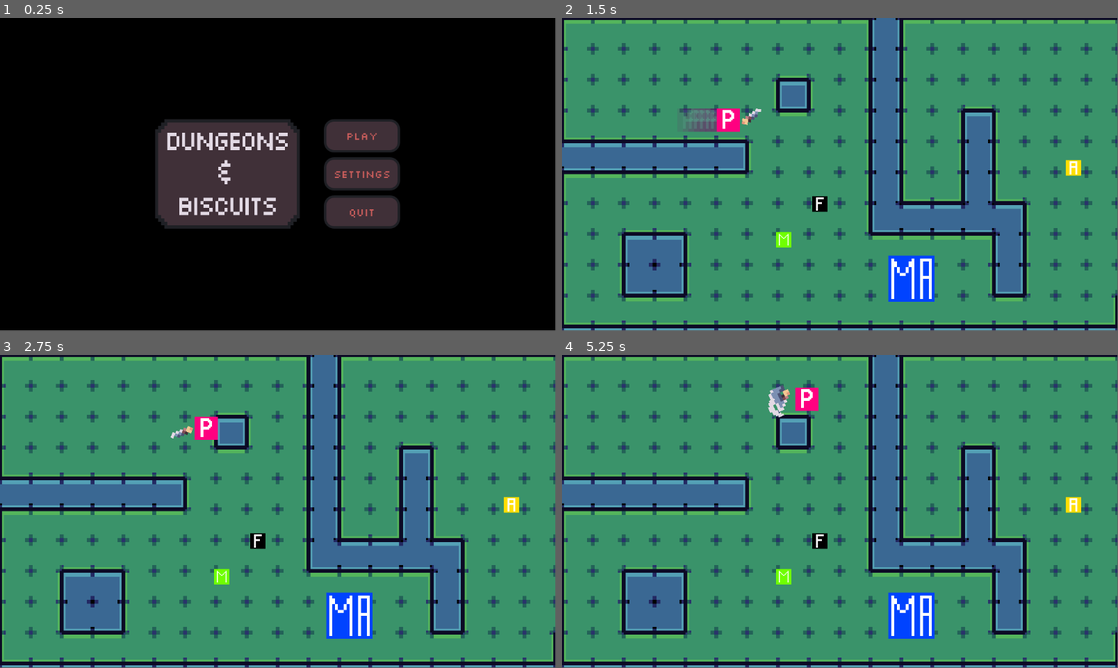
Above: before the commit, frames 1-4 (two rows, left to right).
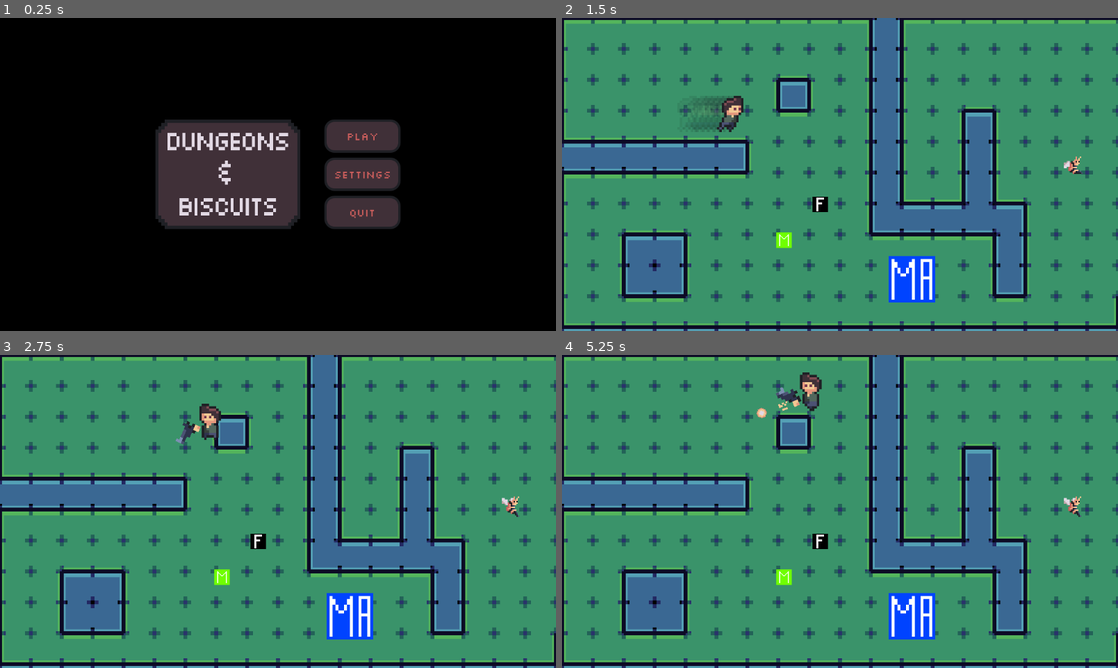
Above: after the commit, the same moments.

Repository: F3rnDev/BrackeysJam2025
Game: Godot game, scene res://Nodes/main_menu.tscn
The game is run twice, just before and just after one commit, with the same random seed, the same clock (stepped at 60 frames per second) and the same inputs.
Inputs (mouse positions are in pixels of both pictures, inside the frame that each line leads up to):
- Up to frame 1 (0.25 s): no input
- Up to frame 2 (1.5 s): click "Play" at 0.5 s; move the mouse to (962, 158) at 1.27 s; hold D (Right) from 1.28 s (still down); right-click (962, 158) at 1.35 s
- Up to frame 3 (2.75 s): keep holding D (Right); tap W (Up) at 1.52, 2.27 s; move the mouse to (166, 527) at 2.02 s; click (166, 527) at 2.1 s
- Up to frame 4 (5.25 s): move the mouse to (895, 442) at 2.77 s; release D (Right) at 2.78 s; hold A (Left) 2.78-3.53 s; right-click (895, 442) at 2.85 s; move the mouse to (812, 574) at 3.52 s; hold D (Right) 3.53-5.03 s; click (812, 574) at 3.6 s; tap W (Up) at 3.77, 4.52 s; move the mouse to (1006, 558) at 4.27 s; right-click (1006, 558) at 4.35 s; move the mouse to (673, 464) at 5.02 s; hold A (Left) from 5.03 s (still down); click (673, 464) at 5.1 s
In our replay, the window is 799x449 before the commit and 800x450 after it. These sizes can differ from the game's own. Grey fills any space a smaller window leaves; there, only what the larger window draws over its background counts as a difference.

The runs differ from the first frame. In frame 1, 0.8% of the frame differs, in the area x 28-72%, y 32-68%; in frame 2, 5.9%, in the area x 0-100%, y 0-100%; in frame 3, 5.4%; in frame 4, 5.7%.

Commit message:
Adding player and bee sprites

Diff:
--- a/Assets/Resources/Weapons/knife.tres
+++ b/Assets/Resources/Weapons/knife.tres
@@ -12,7 +12,7 @@
 desc = ""
 weaponType = 0
 attackSpeed = 0.5
-baseDmg = 1.0
+baseDmg = 3.0
 slashScale = 4.0
 maxDistance = 0.0
 bulletSpeed = 0.0
--- a/Assets/Resources/Weapons/pistol.tres
+++ b/Assets/Resources/Weapons/pistol.tres
@@ -13,7 +13,7 @@
 desc = ""
 weaponType = 1
 attackSpeed = 0.3
-baseDmg = 1.0
+baseDmg = 7.0
 slashScale = 6.0
 maxDistance = 600.0
 bulletSpeed = 600.0
--- a/Nodes/Enemys/bee.tscn
+++ b/Nodes/Enemys/bee.tscn
@@ -1,9 +1,9 @@
-[gd_scene load_steps=13 format=3 uid="uid://cibovays3ctjf"]
-
-[ext_resource type="Texture2D" uid="uid://crykuw0ym47ef" path="res://Assets/Images/Placeholders/placeholder_bee.png" id="1_6ul5o"]
+[gd_scene load_steps=26 format=3 uid="uid://cibovays3ctjf"]
+
 [ext_resource type="Script" uid="uid://ce6hswyyfhadv" path="res://Scripts/Enemies/bee.gd" id="1_b7jkp"]
 [ext_resource type="Shader" uid="uid://c7iqiau8etjar" path="res://Assets/Shaders/flashSprite.gdshader" id="1_gpsv4"]
 [ext_resource type="PackedScene" uid="uid://dm3r6fw0s1ymd" path="res://Nodes/Enemys/!global_behaviour.tscn" id="2_oj5s7"]
+[ext_resource type="Texture2D" uid="uid://btiix7cbskx30" path="res://Assets/Images/bee.png" id="4_xgmc1"]
 
 [sub_resource type="CircleShape2D" id="CircleShape2D_xgmc1"]
 radius = 69.0072
@@ -11,10 +11,117 @@
 [sub_resource type="CircleShape2D" id="CircleShape2D_b7jkp"]
 radius = 420.523
 
-[sub_resource type="ShaderMaterial" id="ShaderMaterial_gpsv4"]
+[sub_resource type="ShaderMaterial" id="ShaderMaterial_xgmc1"]
 shader = ExtResource("1_gpsv4")
 shader_parameter/sourceColor = Color(1, 1, 1, 1)
 shader_parameter/hint = 0.0
+
+[sub_resource type="AtlasTexture" id="AtlasTexture_1wvnh"]
+atlas = ExtResource("4_xgmc1")
+region = Rect2(16, 16, 16, 16)
+
+[sub_resource type="AtlasTexture" id="AtlasTexture_eoxtu"]
+atlas = ExtResource("4_xgmc1")
+region = Rect2(32, 16, 16, 16)
+
+[sub_resource type="AtlasTexture" id="AtlasTexture_26te1"]
+atlas = ExtResource("4_xgmc1")
+region = Rect2(0, 0, 16, 16)
+
+[sub_resource type="AtlasTexture" id="AtlasTexture_q4xyc"]
+atlas = ExtResource("4_xgmc1")
+region = Rect2(16, 0, 16, 16)
+
+[sub_resource type="AtlasTexture" id="AtlasTexture_v8lvu"]
+atlas = ExtResource("4_xgmc1")
+region = Rect2(32, 0, 16, 16)
+
+[sub_resource type="AtlasTexture" id="AtlasTexture_ip2h1"]
+atlas = ExtResource("4_xgmc1")
+region = Rect2(48, 0, 16, 16)
+
+[sub_resource type="AtlasTexture" id="AtlasTexture_b7jkp"]
+atlas = ExtResource("4_xgmc1")
+region = Rect2(64, 0, 16, 16)
+
+[sub_resource type="AtlasTexture" id="AtlasTexture_xgmc1"]
+atlas = ExtResource("4_xgmc1")
+region = Rect2(0, 16, 16, 16)
+
+[sub_resource type="AtlasTexture" id="AtlasTexture_jxfy5"]
+atlas = ExtResource("4_xgmc1")
+region = Rect2(48, 16, 16, 16)
+
+[sub_resource type="AtlasTexture" id="AtlasTexture_px4rg"]
+atlas = ExtResource("4_xgmc1")
+region = Rect2(64, 16, 16, 16)
+
+[sub_resource type="AtlasTexture" id="AtlasTexture_25lku"]
+atlas = ExtResource("4_xgmc1")
+region = Rect2(0, 32, 16, 16)
+
+[sub_resource type="AtlasTexture" id="AtlasTexture_a3nwe"]
+atlas = ExtResource("4_xgmc1")
+region = Rect2(16, 32, 16, 16)
+
+[sub_resource type="SpriteFrames" id="SpriteFrames_b7jkp"]
+animations = [{
+"frames": [{
+"duration": 1.0,
+"texture": SubResource("AtlasTexture_1wvnh")
+}, {
+"duration": 1.0,
+"texture": SubResource("AtlasTexture_eoxtu")
+}],
+"loop": true,
+"name": &"Attack",
+"speed": 8.0
+}, {
+"frames": [{
+"duration": 1.0,
+"texture": SubResource("AtlasTexture_26te1")
+}, {
+"duration": 1.0,
+"texture": SubResource("AtlasTexture_q4xyc")
+}, {
+"duration": 1.0,
+"texture": SubResource("AtlasTexture_v8lvu")
+}, {
+"duration": 1.0,
+"texture": SubResource("AtlasTexture_ip2h1")
+}],
+"loop": true,
+"name": &"Idle",
+"speed": 8.0
+}, {
+"frames": [{
+"duration": 1.0,
+"texture": SubResource("AtlasTexture_b7jkp")
+}, {
+"duration": 1.0,
+"texture": SubResource("AtlasTexture_xgmc1")
+}],
+"loop": true,
+"name": &"Prepare",
+"speed": 8.0
+}, {
+"frames": [{
+"duration": 1.0,
+"texture": SubResource("AtlasTexture_jxfy5")
+}, {
+"duration": 1.0,
+"texture": SubResource("AtlasTexture_px4rg")
+}, {
+"duration": 1.0,
+"texture": SubResource("AtlasTexture_25lku")
+}, {
+"duration": 1.0,
+"texture": SubResource("AtlasTexture_a3nwe")
+}],
+"loop": false,
+"name": &"Stop",
+"speed": 8.0
+}]
 
 [sub_resource type="RectangleShape2D" id="RectangleShape2D_oj5s7"]
 size = Vector2(32, 32)
@@ -27,7 +134,7 @@
 tracks/0/type = "value"
 tracks/0/imported = false
 tracks/0/enabled = true
-tracks/0/path = NodePath("Sprite2D:material:shader_parameter/hint")
+tracks/0/path = NodePath("AnimatedSprite2D:material:shader_parameter/hint")
 tracks/0/interp = 1
 tracks/0/loop_wrap = true
 tracks/0/keys = {
@@ -36,18 +143,6 @@
 "update": 0,
 "values": [0.0]
 }
-tracks/1/type = "value"
-tracks/1/imported = false
-tracks/1/enabled = true
-tracks/1/path = NodePath("Sprite2D:visible")
-tracks/1/interp = 1
-tracks/1/loop_wrap = true
-tracks/1/keys = {
-"times": PackedFloat32Array(0),
-"transitions": PackedFloat32Array(1),
-"update": 1,
-"values": [true]
-}
 
 [sub_resource type="Animation" id="Animation_gpsv4"]
 resource_name = "hit"
@@ -55,7 +150,7 @@
 tracks/0/type = "value"
 tracks/0/imported = false
 tracks/0/enabled = true
-tracks/0/path = NodePath("Sprite2D:material:shader_parameter/hint")
+tracks/0/path = NodePath("AnimatedSprite2D:material:shader_parameter/hint")
 tracks/0/interp = 1
 tracks/0/loop_wrap = true
 tracks/0/keys = {
@@ -76,29 +171,34 @@
 script = ExtResource("1_b7jkp")
 
 [node name="AttackArea" type="Area2D" parent="."]
-collision_layer = 2
+collision_layer = 8
 collision_mask = 2
 
 [node name="CollisionShape2D" type="CollisionShape2D" parent="AttackArea"]
 shape = SubResource("CircleShape2D_xgmc1")
 
 [node name="AlertArea" type="Area2D" parent="."]
-collision_layer = 2
+collision_layer = 8
 collision_mask = 2
 
 [node name="CollisionShape2D" type="CollisionShape2D" parent="AlertArea"]
 shape = SubResource("CircleShape2D_b7jkp")
 debug_color = Color(0.584422, 0.380139, 1, 0.42)
 
-[node name="Sprite2D" type="Sprite2D" parent="."]
-material = SubResource("ShaderMaterial_gpsv4")
-texture = ExtResource("1_6ul5o")
+[node name="AnimatedSprite2D" type="AnimatedSprite2D" parent="."]
+material = SubResource("ShaderMaterial_xgmc1")
+scale = Vector2(3, 3)
+sprite_frames = SubResource("SpriteFrames_b7jkp")
+animation = &"Stop"
+frame = 3
+frame_progress = 1.0
 
 [node name="CollisionShape2D" type="CollisionShape2D" parent="."]
 shape = SubResource("RectangleShape2D_oj5s7")
 
 [node name="GlobalBehaviour" parent="." instance=ExtResource("2_oj5s7")]
 unique_name_in_owner = true
+health = 20.0
 
 [node name="Hitbox" type="Area2D" parent="." groups=["Enemy"]]
 collision_layer = 2
@@ -118,9 +218,9 @@
 path_postprocessing = 1
 
 [node name="AttackTimer" type="Timer" parent="."]
-wait_time = 1.5
 one_shot = true
 
 [connection signal="area_entered" from="AttackArea" to="." method="_on_attack_area_area_entered"]
 [connection signal="area_exited" from="AttackArea" to="." method="_on_attack_area_area_exited"]
 [connection signal="area_entered" from="AlertArea" to="." method="_on_alert_area_area_entered"]
+[connection signal="animation_finished" from="AnimatedSprite2D" to="." method="_on_animated_sprite_2d_animation_finished"]
--- a/Nodes/GameAssets/AfterImage.tscn
+++ /dev/null
@@ -1,6 +0,0 @@
-[gd_scene load_steps=2 format=3 uid="uid://b6a4drosi5nvn"]
-
-[ext_resource type="Script" uid="uid://blqsivkr472k5" path="res://Scripts/Global/after_image.gd" id="1_uoirb"]
-
-[node name="AfterImage" type="Node2D"]
-script = ExtResource("1_uoirb")
--- a/Nodes/GameAssets/Player.tscn
+++ b/Nodes/GameAssets/Player.tscn
@@ -1,27 +1,148 @@
-[gd_scene load_steps=12 format=3 uid="uid://bgmjmgo3qsjwr"]
+[gd_scene load_steps=27 format=3 uid="uid://bgmjmgo3qsjwr"]
 
 [ext_resource type="Script" uid="uid://chni3vrlng31e" path="res://Scripts/player.gd" id="1_bkgf5"]
 [ext_resource type="PackedScene" uid="uid://chj6niai1tf2a" path="res://Nodes/GameAssets/weapon.tscn" id="3_kl0bm"]
-[ext_resource type="Texture2D" uid="uid://cd7ths8gn57jy" path="res://Assets/Images/Placeholders/placeholder_player.png" id="3_pdiyv"]
 [ext_resource type="Shader" uid="uid://c7iqiau8etjar" path="res://Assets/Shaders/flashSprite.gdshader" id="3_psc2h"]
+[ext_resource type="Texture2D" uid="uid://dynhil5kjfxpe" path="res://Assets/Images/player.png" id="5_ika53"]
 
 [sub_resource type="ShaderMaterial" id="ShaderMaterial_ika53"]
 shader = ExtResource("3_psc2h")
 shader_parameter/sourceColor = Color(1, 1, 1, 1)
 shader_parameter/hint = 0.0
 
+[sub_resource type="AtlasTexture" id="AtlasTexture_b6jmn"]
+atlas = ExtResource("5_ika53")
+region = Rect2(48, 32, 16, 16)
+
+[sub_resource type="AtlasTexture" id="AtlasTexture_b42ok"]
+atlas = ExtResource("5_ika53")
+region = Rect2(32, 32, 16, 16)
+
+[sub_resource type="AtlasTexture" id="AtlasTexture_ika53"]
+atlas = ExtResource("5_ika53")
+region = Rect2(0, 0, 16, 16)
+
+[sub_resource type="AtlasTexture" id="AtlasTexture_5aad8"]
+atlas = ExtResource("5_ika53")
+region = Rect2(16, 0, 16, 16)
+
+[sub_resource type="AtlasTexture" id="AtlasTexture_5sq84"]
+atlas = ExtResource("5_ika53")
+region = Rect2(32, 0, 16, 16)
+
+[sub_resource type="AtlasTexture" id="AtlasTexture_mkude"]
+atlas = ExtResource("5_ika53")
+region = Rect2(48, 0, 16, 16)
+
+[sub_resource type="AtlasTexture" id="AtlasTexture_lt2x7"]
+atlas = ExtResource("5_ika53")
+region = Rect2(64, 0, 16, 16)
+
+[sub_resource type="AtlasTexture" id="AtlasTexture_qoqbp"]
+atlas = ExtResource("5_ika53")
+region = Rect2(0, 16, 16, 16)
+
+[sub_resource type="AtlasTexture" id="AtlasTexture_0657b"]
+atlas = ExtResource("5_ika53")
+region = Rect2(16, 16, 16, 16)
+
+[sub_resource type="AtlasTexture" id="AtlasTexture_e4ohr"]
+atlas = ExtResource("5_ika53")
+region = Rect2(32, 16, 16, 16)
+
+[sub_resource type="AtlasTexture" id="AtlasTexture_bn0ds"]
+atlas = ExtResource("5_ika53")
+region = Rect2(48, 16, 16, 16)
+
+[sub_resource type="AtlasTexture" id="AtlasTexture_oqb2f"]
+atlas = ExtResource("5_ika53")
+region = Rect2(64, 16, 16, 16)
+
+[sub_resource type="AtlasTexture" id="AtlasTexture_w7cwf"]
+atlas = ExtResource("5_ika53")
+region = Rect2(0, 32, 16, 16)
+
+[sub_resource type="AtlasTexture" id="AtlasTexture_myx1o"]
+atlas = ExtResource("5_ika53")
+region = Rect2(16, 32, 16, 16)
+
+[sub_resource type="SpriteFrames" id="SpriteFrames_5aad8"]
+animations = [{
+"frames": [{
+"duration": 1.0,
+"texture": SubResource("AtlasTexture_b6jmn")
+}],
+"loop": true,
+"name": &"Dash",
+"speed": 5.0
+}, {
+"frames": [{
+"duration": 1.0,
+"texture": SubResource("AtlasTexture_b42ok")
+}],
+"loop": true,
+"name": &"Hit",
+"speed": 5.0
+}, {
+"frames": [{
+"duration": 1.0,
+"texture": SubResource("AtlasTexture_ika53")
+}, {
+"duration": 1.0,
+"texture": SubResource("AtlasTexture_5aad8")
+}, {
+"duration": 1.0,
+"texture": SubResource("AtlasTexture_5sq84")
+}, {
+"duration": 3.0,
+"texture": SubResource("AtlasTexture_mkude")
+}, {
+"duration": 1.0,
+"texture": SubResource("AtlasTexture_lt2x7")
+}, {
+"duration": 1.0,
+"texture": SubResource("AtlasTexture_qoqbp")
+}],
+"loop": true,
+"name": &"Idle",
+"speed": 8.0
+}, {
+"frames": [{
+"duration": 1.0,
+"texture": SubResource("AtlasTexture_0657b")
+}, {
+"duration": 1.0,
+"texture": SubResource("AtlasTexture_e4ohr")
+}, {
+"duration": 1.0,
+"texture": SubResource("AtlasTexture_bn0ds")
+}, {
+"duration": 1.0,
+"texture": SubResource("AtlasTexture_oqb2f")
+}, {
+"duration": 1.0,
+"texture": SubResource("AtlasTexture_w7cwf")
+}, {
+"duration": 1.0,
+"texture": SubResource("AtlasTexture_myx1o")
+}],
+"loop": true,
+"name": &"Walk",
+"speed": 8.0
+}]
+
 [sub_resource type="RectangleShape2D" id="RectangleShape2D_5x0yn"]
-size = Vector2(40, 11)
+size = Vector2(35, 20)
 
 [sub_resource type="RectangleShape2D" id="RectangleShape2D_fugcs"]
-size = Vector2(44, 46)
+size = Vector2(35, 46)
 
 [sub_resource type="Animation" id="Animation_psc2h"]
 length = 0.001
 tracks/0/type = "value"
 tracks/0/imported = false
 tracks/0/enabled = true
-tracks/0/path = NodePath("Icon:material:shader_parameter/hint")
+tracks/0/path = NodePath("AnimatedSprite2D:material:shader_parameter/hint")
 tracks/0/interp = 1
 tracks/0/loop_wrap = true
 tracks/0/keys = {
@@ -33,7 +154,7 @@
 tracks/1/type = "value"
 tracks/1/imported = false
 tracks/1/enabled = true
-tracks/1/path = NodePath("Icon:visible")
+tracks/1/path = NodePath("AnimatedSprite2D:visible")
 tracks/1/interp = 1
 tracks/1/loop_wrap = true
 tracks/1/keys = {
@@ -50,7 +171,7 @@
 tracks/0/type = "value"
 tracks/0/imported = false
 tracks/0/enabled = true
-tracks/0/path = NodePath("Icon:visible")
+tracks/0/path = NodePath("AnimatedSprite2D:visible")
 tracks/0/interp = 1
 tracks/0/loop_wrap = true
 tracks/0/keys = {
@@ -66,11 +187,11 @@
 tracks/0/type = "value"
 tracks/0/imported = false
 tracks/0/enabled = true
-tracks/0/path = NodePath("Icon:material:shader_parameter/hint")
+tracks/0/path = NodePath("AnimatedSprite2D:material:shader_parameter/hint")
 tracks/0/interp = 1
 tracks/0/loop_wrap = true
 tracks/0/keys = {
-"times": PackedFloat32Array(0, 0.2, 0.5),
+"times": PackedFloat32Array(0, 0.1, 0.5),
 "transitions": PackedFloat32Array(1, 1, 1),
 "update": 0,
 "values": [0.0, 1.0, 0.0]
@@ -89,21 +210,23 @@
 
 [node name="ReloadBar" type="ProgressBar" parent="."]
 offset_left = -39.0
-offset_top = -60.0
+offset_top = -78.48
 offset_right = 39.0
-offset_bottom = -51.0
+offset_bottom = -69.48
 show_percentage = false
 
 [node name="Weapon" parent="." instance=ExtResource("3_kl0bm")]
-position = Vector2(35, -7)
-
-[node name="Icon" type="Sprite2D" parent="."]
+position = Vector2(24, -10)
+
+[node name="AnimatedSprite2D" type="AnimatedSprite2D" parent="."]
 material = SubResource("ShaderMaterial_ika53")
-position = Vector2(0, -10)
-texture = ExtResource("3_pdiyv")
+position = Vector2(1, -26)
+scale = Vector2(5, 5)
+sprite_frames = SubResource("SpriteFrames_5aad8")
+animation = &"Dash"
 
 [node name="CollisionShape2D" type="CollisionShape2D" parent="."]
-position = Vector2(0, 6.5)
+position = Vector2(-1.5, 4)
 shape = SubResource("RectangleShape2D_5x0yn")
 
 [node name="Hitbox" type="Area2D" parent="." groups=["Player"]]
@@ -111,7 +234,7 @@
 collision_mask = 6
 
 [node name="CollisionShape2D" type="CollisionShape2D" parent="Hitbox"]
-position = Vector2(0, -10)
+position = Vector2(-1.5, -10)
 shape = SubResource("RectangleShape2D_fugcs")
 debug_color = Color(9.62615e-07, 0.644286, 0.283909, 0.42)
 
--- a/Nodes/GameAssets/bulletExplosion.tscn
+++ b/Nodes/GameAssets/bulletExplosion.tscn
@@ -34,6 +34,22 @@
 [sub_resource type="AtlasTexture" id="AtlasTexture_uyap8"]
 atlas = ExtResource("1_ao0b4")
 region = Rect2(56, 0, 8, 8)
+
+[sub_resource type="AtlasTexture" id="AtlasTexture_ao0b4"]
+atlas = ExtResource("1_ao0b4")
+region = Rect2(128, 0, 8, 8)
+
+[sub_resource type="AtlasTexture" id="AtlasTexture_1tqro"]
+atlas = ExtResource("1_ao0b4")
+region = Rect2(136, 0, 8, 8)
+
+[sub_resource type="AtlasTexture" id="AtlasTexture_rbvbt"]
+atlas = ExtResource("1_ao0b4")
+region = Rect2(144, 0, 8, 8)
+
+[sub_resource type="AtlasTexture" id="AtlasTexture_6g67y"]
+atlas = ExtResource("1_ao0b4")
+region = Rect2(152, 0, 8, 8)
 
 [sub_resource type="AtlasTexture" id="AtlasTexture_au3e8"]
 atlas = ExtResource("1_ao0b4")
@@ -105,6 +121,23 @@
 }, {
 "frames": [{
 "duration": 1.0,
+"texture": SubResource("AtlasTexture_ao0b4")
+}, {
+"duration": 1.0,
+"texture": SubResource("AtlasTexture_1tqro")
+}, {
+"duration": 1.0,
+"texture": SubResource("AtlasTexture_rbvbt")
+}, {
+"duration": 1.0,
+"texture": SubResource("AtlasTexture_6g67y")
+}],
+"loop": false,
+"name": &"Enemy",
+"speed": 12.0
+}, {
+"frames": [{
+"duration": 1.0,
 "texture": SubResource("AtlasTexture_au3e8")
 }, {
 "duration": 1.0,
@@ -141,7 +174,8 @@
 [node name="BulletExplosion" type="AnimatedSprite2D"]
 scale = Vector2(4, 4)
 sprite_frames = SubResource("SpriteFrames_au3e8")
-animation = &"Pistol_1"
+animation = &"Enemy"
+frame_progress = 0.945518
 offset = Vector2(-4, 0)
 script = ExtResource("2_1tqro")
 
--- a/Nodes/GameAssets/weapon.tscn
+++ b/Nodes/GameAssets/weapon.tscn
@@ -2,7 +2,7 @@
 
 [ext_resource type="SpriteFrames" uid="uid://bgswoj6vthq86" path="res://Assets/SpriteFrames/Weapons/Knife.tres" id="1_w6ls5"]
 [ext_resource type="Script" uid="uid://d0e7tvfsldtnc" path="res://Scripts/weapon.gd" id="2_jt064"]
-[ext_resource type="Resource" uid="uid://kxihilp4he7m" path="res://Assets/Resources/Weapons/knife.tres" id="3_w6ls5"]
+[ext_resource type="Resource" uid="uid://f1cohsjfmu8h" path="res://Assets/Resources/Weapons/pistol.tres" id="3_86ec6"]
 
 [sub_resource type="RectangleShape2D" id="RectangleShape2D_jt064"]
 size = Vector2(6, 5.33333)
@@ -12,7 +12,7 @@
 sprite_frames = ExtResource("1_w6ls5")
 offset = Vector2(3, -2)
 script = ExtResource("2_jt064")
-data = ExtResource("3_w6ls5")
+data = ExtResource("3_86ec6")
 
 [node name="ShootPos" type="Marker2D" parent="."]
 position = Vector2(6, -1.83333)
--- a/Scripts/Enemies/bee.gd
+++ b/Scripts/Enemies/bee.gd
@@ -6,6 +6,8 @@
 @onready var behaviorRef = %GlobalBehaviour
 @onready var agent = $NavigationAgent2D
 
+@onready var bulletExplosion = preload("res://Nodes/GameAssets/bulletExplosion.tscn")
+
 var playerRef:CharacterBody2D #Get at moment of collision
 
 var attackOrigin
@@ -13,6 +15,11 @@
 
 var insideAttack = false
 var stop = false
+
+var transitionToIdle = false
+
+func _ready() -> void:
+	$AnimatedSprite2D.play("Idle")
 
 func _physics_process(delta: float) -> void:
 	if stop:
@@ -48,11 +55,21 @@
 
 	dir = to_local(agent.get_next_path_position()).normalized()
 	velocity = dir*moveSpeed
+	$AnimatedSprite2D.flip_h = dir.x < 0
+
+	$AnimatedSprite2D.play("Idle")
 
 func Attack():
+	if transitionToIdle:
+		return
+
 	if !$AttackTimer.is_stopped():
 		dir = playerRef.global_position - global_position
 		rotation = dir.angle()
+
+		$AnimatedSprite2D.flip_h = false
+		$AnimatedSprite2D.flip_v = dir.x < 0
+		$AnimatedSprite2D.play("Prepare")
 
 		if global_position.distance_to(playerRef.global_position) >= attackDistance:
 			rotation = 0
@@ -61,12 +78,11 @@
 		return
 
 	velocity = dir.normalized()*dashSpeed
+	$AnimatedSprite2D.play("Attack")
 
 	var distance = global_position.distance_to(attackOrigin)
 	if distance >= attackDistance or is_on_wall() or is_on_ceiling() or is_on_floor():
-		#Play animation
-		rotation = 0
-		behaviorRef.curState = behaviorRef.state.ALERT
+		goToIdle()
 
 func setUpAttack():
 	if behaviorRef.curState == behaviorRef.state.ATTACKING:
@@ -75,6 +91,20 @@
 	attackOrigin = global_position
 	$AttackTimer.start()
 	#startAnimation
+
+func goToIdle():
+	if transitionToIdle:
+		return
+
+	transitionToIdle = true
+	$AnimatedSprite2D.play("Stop")
+
+#playDeath
+func playDeath():
+	var explosionInstance = bulletExplosion.instantiate() as Explosion
+	explosionInstance.playExplosion(global_position, Explosion.Type.Enemy)
+	explosionInstance.scale = Vector2(6.0, 6.0)
+	get_tree().current_scene.add_child(explosionInstance)
 
 #Signals
 func _on_alert_area_area_entered(area: Area2D) -> void:
@@ -89,3 +119,12 @@
 func _on_attack_area_area_exited(area: Area2D) -> void:
 	if area.is_in_group("Player"):
 		insideAttack = false
+
+
+func _on_animated_sprite_2d_animation_finished() -> void:
+	if $AnimatedSprite2D.animation == "Stop":
+		rotation = 0
+		behaviorRef.curState = behaviorRef.state.ALERT
+		transitionToIdle = false
+		$AnimatedSprite2D.flip_h = false
+		$AnimatedSprite2D.flip_v = false
--- a/Scripts/Global/after_image.gd
+++ /dev/null
@@ -1,30 +0,0 @@
-extends Node2D
-
-@export var sprite:Sprite2D #change to animated sprite later
-@export var color:Color
-
-func spawn_afterimage():
-	var ghost := Sprite2D.new()
-
-	#ghost.texture = $AnimatedSprite2D.sprite_frames.get_frame_texture(
-		#$AnimatedSprite2D.animation,
-		#$AnimatedSprite2D.frame
-	#)
-
-	# aparência
-	ghost.texture = sprite.texture
-	ghost.flip_h = sprite.flip_h
-	ghost.scale = sprite.scale
-	ghost.rotation = rotation
-	ghost.modulate = color
-	ghost.z_index = sprite.z_index - 1
-
-	ghost.global_position = sprite.global_position
-
-	# adiciona no mesmo pai do sprite
-	get_parent().add_child(ghost)
-
-	# tween para sumir
-	var tween := get_tree().create_tween()
-	tween.tween_property(ghost, "modulate:a", 0.0, 0.3)
-	tween.tween_callback(Callable(ghost, "queue_free"))
--- a/Scripts/bullet_explosion.gd
+++ b/Scripts/bullet_explosion.gd
@@ -7,7 +7,8 @@
 	BulletNormal,
 	BulletWall,
 	Pistol_1,
-	Pistol_2
+	Pistol_2,
+	Enemy
 }
 
 func playExplosion(pos:Vector2, curExplosion:Type):
--- a/Scripts/global_enemy_behaviour.gd
+++ b/Scripts/global_enemy_behaviour.gd
@@ -42,5 +42,7 @@
 	knockback = dir.normalized() * knockback_force
 
 func kill():
-	#do death animation
+	enemy.stop = true
+	enemy.playDeath()
+
 	enemy.queue_free()
--- a/Scripts/player.gd
+++ b/Scripts/player.gd
@@ -8,6 +8,8 @@
 
 var health = 3.0
 var invincible = false
+
+var wasHit = false
 
 #Dashing
 @export var DASHSPEED: float = 700.0
@@ -25,7 +27,35 @@
 	if dashing:
 		spawn_afterimage()
 
+	animate()
+
+func animate():
+	var mouse_pos = get_global_mouse_position()
+	var dir = (mouse_pos - global_position).normalized()
+
+	#Directional Movement
+	$AnimatedSprite2D.flip_h = dir.x < 0
+	$Weapon.visible = true
+
+	if wasHit:
+		$AnimatedSprite2D.play("Hit")
+		return
+
+	if dashing:
+		$AnimatedSprite2D.play("Dash")
+		$AnimatedSprite2D.flip_h = velocity.x < 0
+		$Weapon.visible = false
+		return
+
+	if velocity != Vector2.ZERO:
+		$AnimatedSprite2D.play("Walk")
+	else:
+		$AnimatedSprite2D.play("Idle")
+
 func _physics_process(delta: float) -> void:
+	if wasHit:
+		return
+
 	movePlayer()
 	move_and_slide()
 
@@ -79,6 +109,7 @@
 
 	health -= 0.5
 	invincible = true
+	wasHit = true
 	print("PLAYERHIT: ", health)
 
 	if health <= 0:
@@ -101,6 +132,7 @@
 	await get_tree().create_timer(duration, true, false, true).timeout
 	Engine.time_scale = 1.0
 	$Weapon.stopMovement = false
+	wasHit = false
 
 func kill():
 	#GAME OVER
@@ -110,17 +142,16 @@
 func spawn_afterimage():
 	var ghost := Sprite2D.new()
 	# Copia a aparência do jogador
-	#ghost.texture = $AnimatedSprite2D.sprite_frames.get_frame_texture(
-		#$AnimatedSprite2D.animation,
-		#$AnimatedSprite2D.frame
-	#)
-	ghost.texture = $Icon.texture #placeholder
-	ghost.flip_h = $Icon.flip_h
-	ghost.scale = $Icon.scale
-	ghost.global_position = $Icon.global_position
+	ghost.texture = $AnimatedSprite2D.sprite_frames.get_frame_texture(
+		$AnimatedSprite2D.animation,
+		$AnimatedSprite2D.frame
+	)
+	ghost.flip_h = $AnimatedSprite2D.flip_h
+	ghost.scale = $AnimatedSprite2D.scale
+	ghost.global_position = $AnimatedSprite2D.global_position
 	ghost.rotation = rotation
 	ghost.modulate = Color(0.49, 0.96, 0.82, 0.2)
-	ghost.z_index = $Icon.z_index - 1
+	ghost.z_index = $AnimatedSprite2D.z_index - 1
 	get_parent().add_child(ghost)
 
 	var tween := get_tree().create_tween()
@@ -129,7 +160,7 @@
 
 #Signals
 func _on_hitbox_area_entered(area: Area2D) -> void:
-	if area.is_in_group("Enemy"):
+	if area.is_in_group("Enemy") and !area.get_parent().stop:
 		var dir = area.get_parent().global_position - global_position
 		hit(dir)
 
--- a/Scripts/projectile.gd
+++ b/Scripts/projectile.gd
@@ -15,7 +15,9 @@
 
 var bulletDamage = 1.0
 
-func setProjectileParameters(spawnPos:Vector2, dir:Vector2, speed:float, maxDist:float, sprite:Texture, bulletDamage:float):
+var hitGroup = "Enemy"
+
+func setProjectileParameters(spawnPos:Vector2, dir:Vector2, speed:float, maxDist:float, sprite:Texture, bulletDamage:float, hitGroup:String):
 	self.dir = dir.normalized()
 	self.speed = speed
 
@@ -29,6 +31,8 @@
 	$Sprite2D.texture = sprite
 
 	self.bulletDamage = bulletDamage
+
+	self.hitGroup = hitGroup
 
 # Called every frame. 'delta' is the elapsed time since the previous frame.
 func _physics_process(delta: float) -> void:
@@ -45,7 +49,7 @@
 	move_and_slide()
 
 func _on_collision_area_entered(area: Area2D) -> void:
-	if area.is_in_group("Enemy"):
+	if area.is_in_group(hitGroup):
 		var enemy = area.get_parent()
 		var behaviour = enemy.get_node("GlobalBehaviour")
 		behaviour.receiveHit(bulletDamage, dir)
--- a/Scripts/weapon.gd
+++ b/Scripts/weapon.gd
@@ -114,7 +114,7 @@
 	#spawn projectile
 	var projectileInstance = projectile.instantiate() as Projectile
 	var dir = get_global_mouse_position() - global_position
-	projectileInstance.setProjectileParameters(shootPos.global_position, dir, data.bulletSpeed, data.maxDistance, data.spriteBullet, data.baseDmg)
+	projectileInstance.setProjectileParameters(shootPos.global_position, dir, data.bulletSpeed, data.maxDistance, data.spriteBullet, data.baseDmg, "Enemy")
 	projectileInstance.z_index = -1
 	get_tree().current_scene.add_child(projectileInstance)
 
--- a/project.godot
+++ b/project.godot
@@ -17,9 +17,9 @@
 
 [display]
 
+window/stretch/mode="viewport"
 mouse_cursor/custom_image="uid://y2q30obf1ltw"
-mouse_cursor/custom_image_hotspot=Vector2(18, 18)
-mouse_cursor/tooltip_position_offset=Vector2(18, 18)
+mouse_cursor/custom_image_hotspot=Vector2(36, 36)
 
 [global_group]
 
@@ -78,6 +78,7 @@
 2d_physics/layer_1="Cenário"
 2d_physics/layer_2="Entidades"
 2d_physics/layer_3="Projeteis"
+2d_physics/layer_4="Detection"
 
 [rendering]
 
Binary file added: Assets/Asesprite/bee.aseprite
Binary file changed: Assets/Asesprite/explosion.aseprite
Binary file added: Assets/Asesprite/player.aseprite
Binary file added: Assets/Images/bee.png
Not shown, added: Assets/Images/bee.png.import
Binary file changed: Assets/Images/explosion.png
Binary file added: Assets/Images/player.png
Not shown, added: Assets/Images/player.png.import
Not shown: 1 places in Nodes/GameAssets/bulletExplosion.tscn that only renumber resources
Not shown, removed: Scripts/Global/after_image.gd.uid
